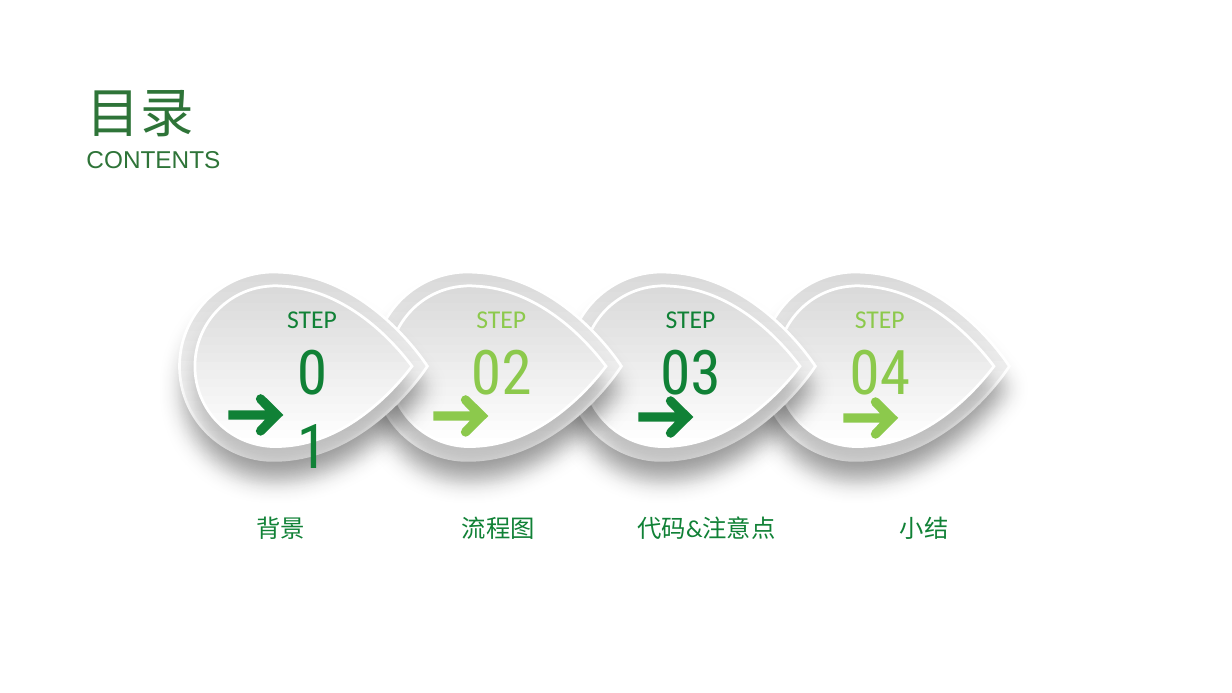
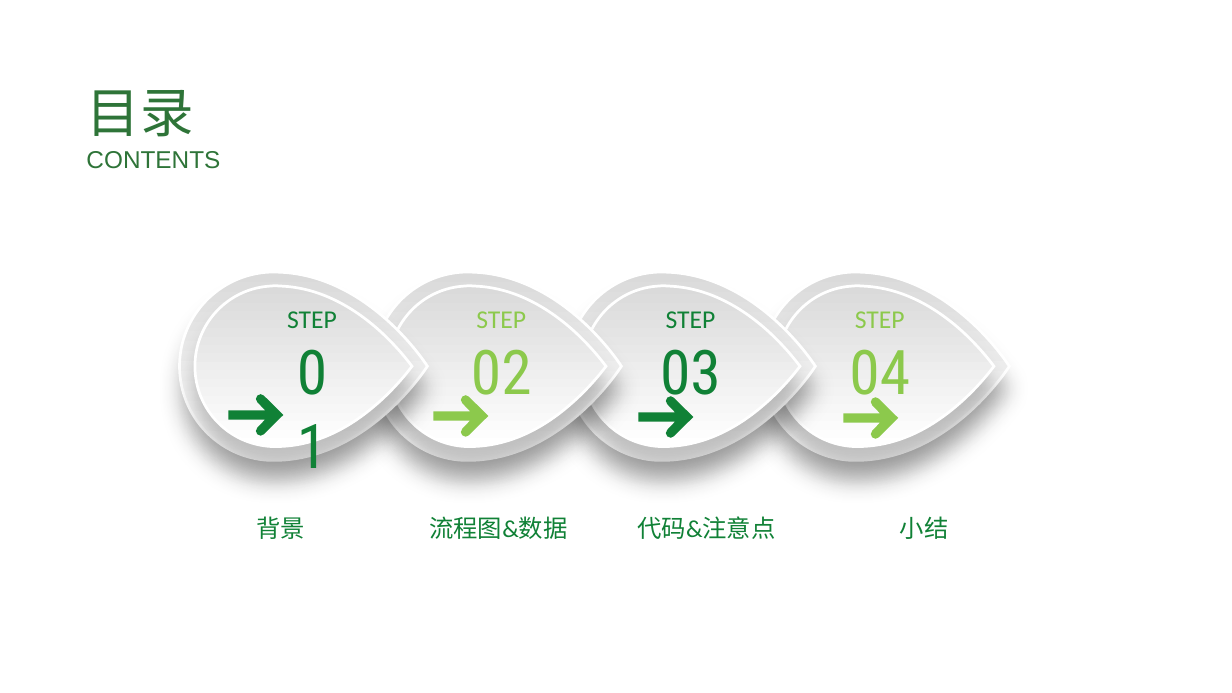
Before and after one commit to qiyer/ApplePayDemo, a slide deck: slide 2 of Pay_PPT/Apple_Pay.pptx. Drawn at 1232x693 pixels with LibreOffice and Linux fonts; fonts in the diff are those of the drawing; background and template pictures are left out. Boxes give left, top, right and bottom in pixels: in the first picture for what was removed or moved away, otherwise in the second. Text is boxed around its words. In the diff, an @@ line names an element or a change of style, - is before the commit and + after.

```diff
--- a/Pay_PPT/Apple_Pay.pptx
+++ b/Pay_PPT/Apple_Pay.pptx
@@ text at <box>429,516,567,539</box>: text changed @@
-流程图
+流程图&数据
```
Also in this commit, not shown: 4 other slides changed, 4 slides added, 13 slides removed, 4 other files.
